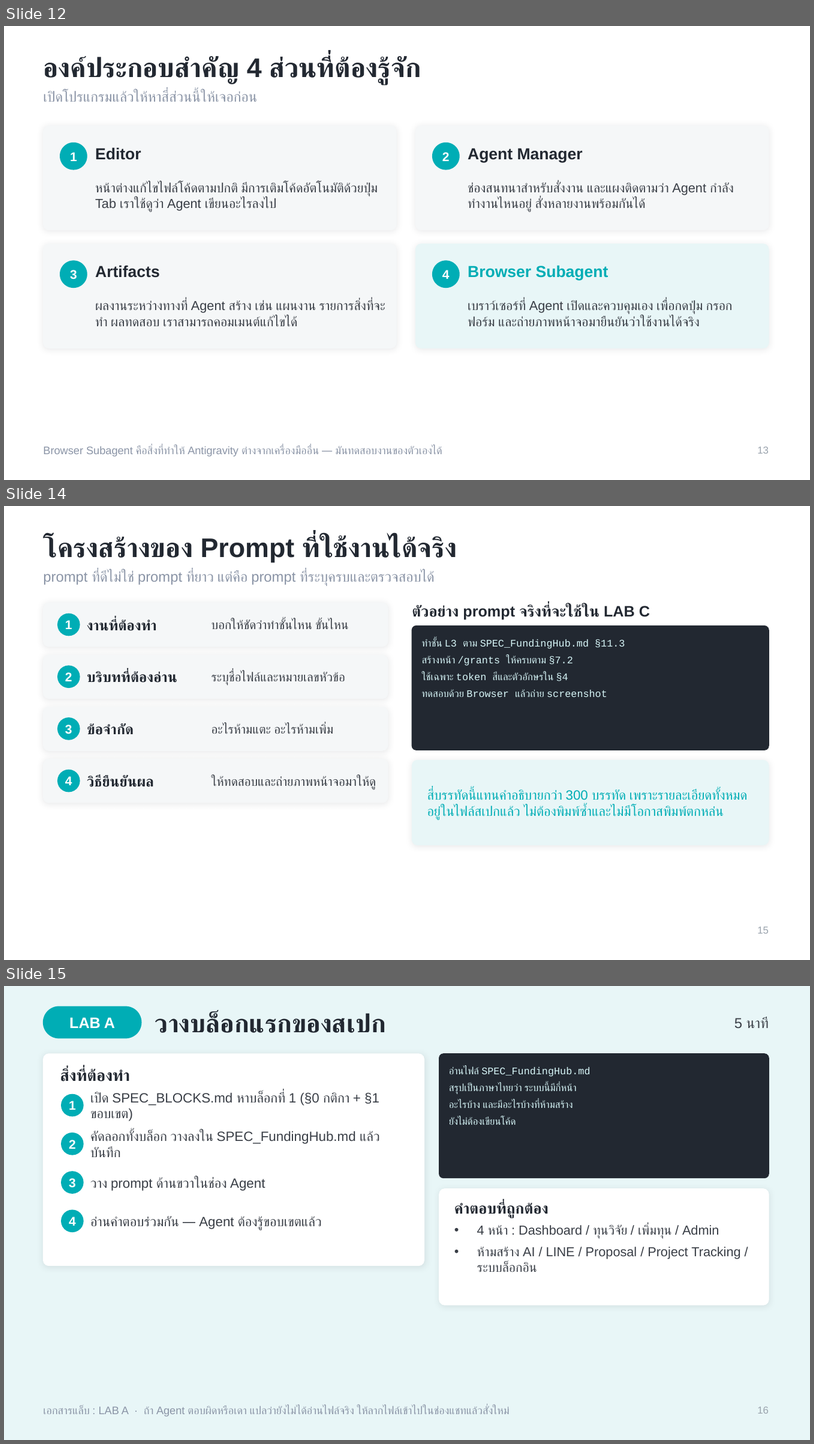
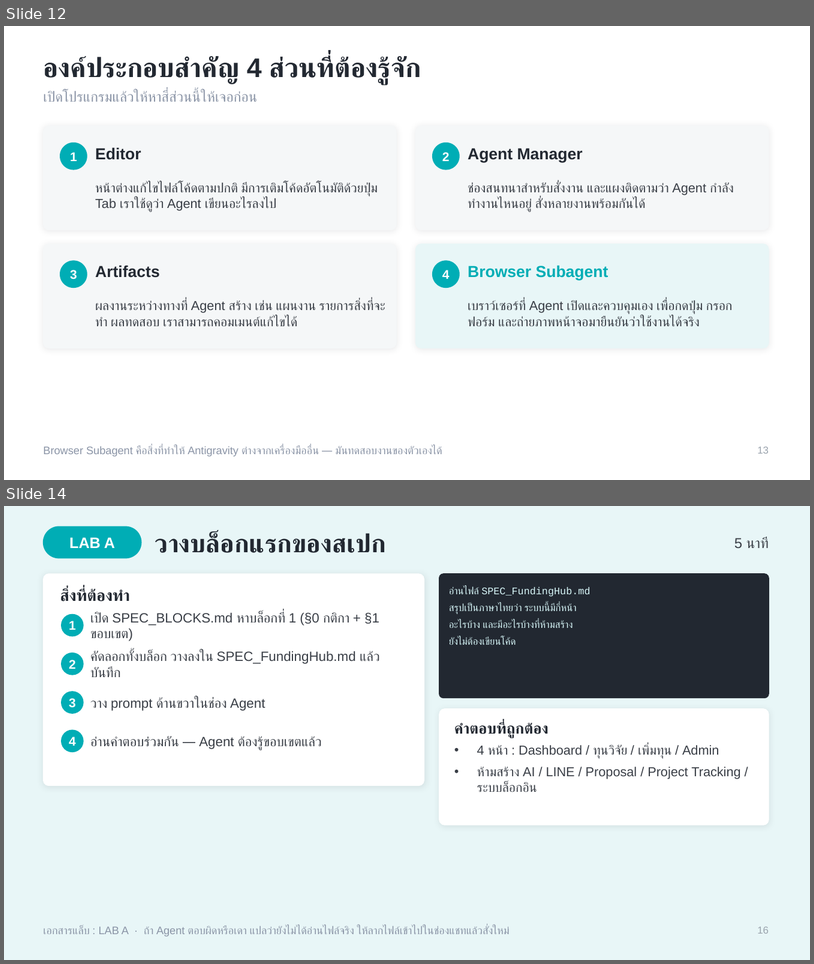
Before and after one commit to dookda/cmu_workshop_antigravity, a slide deck: Funding_Hub_Antigravity_Workshop.pptx. Shown one above the other, each under a label of ours: slides 12, 14 and 15 before the commit, slides 12 and 14 after it; the slides between them are not shown. The pictures are 814x1444 and 814x964 pixels, drawn with LibreOffice and Linux fonts; fonts in the diff are those of the drawing. Boxes give left, top, right and bottom in pixels: in the first picture for what was removed or moved away, otherwise in the second. Text is boxed around its words. In the diff, an @@ line names an element or a change of style, - is before the commit and + after.

Commit message:
Update Funding Hub Antigravity Workshop presentation and PDF files

```diff
--- a/Funding_Hub_Antigravity_Workshop.pptx
+++ b/Funding_Hub_Antigravity_Workshop.pptx
@@ slide 14 removed at box(4, 506, 810, 960), background #FFFFFF @@
@@ text removed at box(43, 536, 458, 562) @@
-โครงสร้างของ Prompt ที่ใช้งานได้จริง
@@ text removed at box(43, 570, 435, 586) @@
-prompt ที่ดีไม่ใช่ prompt ที่ยาว แต่คือ prompt ที่ระบุครบและตรวจสอบได้
@@ rounded rectangle removed at box(44, 603, 388, 646) @@
@@ ellipse removed at box(58, 613, 80, 636) @@
@@ text removed at box(412, 605, 650, 620) @@
-ตัวอย่าง prompt จริงที่จะใช้ใน LAB C
@@ text removed at box(65, 620, 72, 629) @@
-1
@@ text removed at box(87, 619, 157, 631) @@
-งานที่ต้องทำ
@@ text removed at box(212, 619, 349, 629) @@
-บอกให้ชัดว่าทำชั้นไหน ขั้นไหน
@@ rounded rectangle removed at box(413, 626, 769, 750) @@
@@ text removed at box(422, 639, 625, 697) @@
-ทำชั้น L3 ตาม SPEC_FundingHub.md §11.3
-สร้างหน้า /grants ให้ครบตาม §7.2
-ใช้เฉพาะ token สีและตัวอักษรใน §4
-ทดสอบด้วย Browser แล้วถ่าย screenshot
@@ rounded rectangle removed at box(44, 655, 388, 699) @@
@@ ellipse removed at box(58, 666, 80, 687) @@
@@ text removed at box(65, 672, 72, 681) @@
-2
@@ text removed at box(87, 670, 177, 682) @@
-บริบทที่ต้องอ่าน
@@ text removed at box(212, 672, 345, 685) @@
-ระบุชื่อไฟล์และหมายเลขหัวข้อ
@@ rounded rectangle removed at box(44, 707, 388, 750) @@
@@ ellipse removed at box(58, 718, 80, 739) @@
@@ text removed at box(65, 724, 72, 734) @@
-3
@@ text removed at box(87, 723, 134, 735) @@
-ข้อจำกัด
@@ text removed at box(212, 723, 333, 733) @@
-อะไรห้ามแตะ อะไรห้ามเพิ่ม
@@ rounded rectangle removed at box(44, 759, 388, 802) @@
@@ ellipse removed at box(58, 770, 80, 792) @@
@@ text removed at box(87, 775, 154, 787) @@
-วิธียืนยันผล
@@ text removed at box(212, 775, 376, 789) @@
-ให้ทดสอบและถ่ายภาพหน้าจอมาให้ดู
@@ rounded rectangle removed at box(413, 760, 769, 845) @@
@@ text removed at box(65, 776, 72, 785) @@
-4
@@ text removed at box(428, 789, 748, 820) @@
-สี่บรรทัดนี้แทนคำอธิบายกว่า 300 บรรทัด เพราะรายละเอียดทั้งหมดอยู่ในไฟล์สเปกแล้ว ไม่ต้องพิมพ์ซ้ำและไม่มีโอกาสพิมพ์ตกหล่น
@@ text removed at box(758, 926, 769, 933) @@
-15
@@ what was slide 15 is now slide 14 @@
```
Also in this commit, not shown: 11 slides changed, 1 other file.
